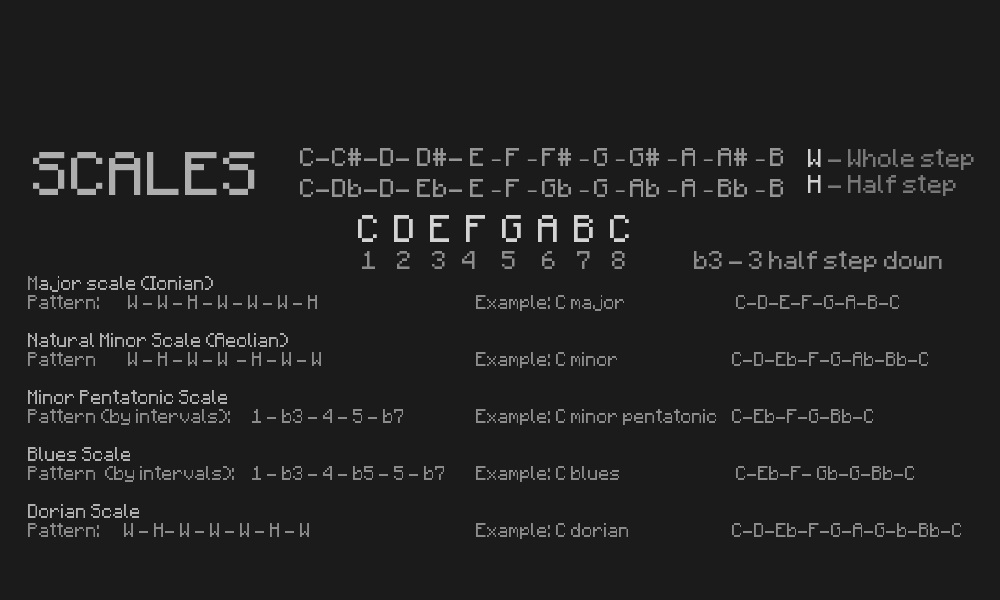
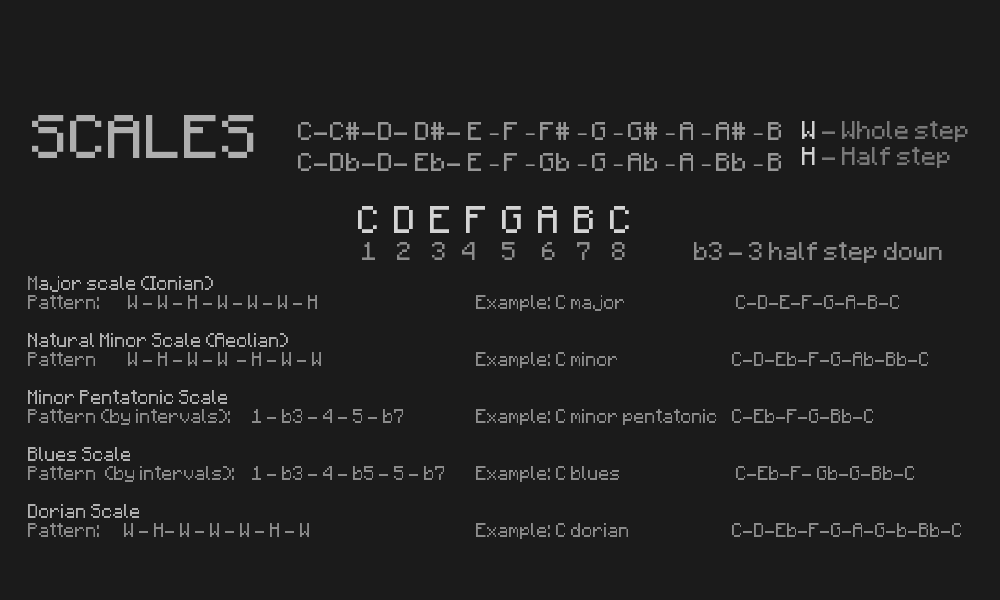
Comparing the layer stacks of the two 1000×600 images. Changes:
painted on "SCALES" over box(32, 115, 255, 195)
painted on "C D E F G A B C ..." over box(358, 206, 942, 272)
painted on "W - Whole step ..." over box(802, 121, 974, 196)
painted on "C-C#-D- D#- E – F – F# – G – G..." over box(298, 122, 783, 197)
